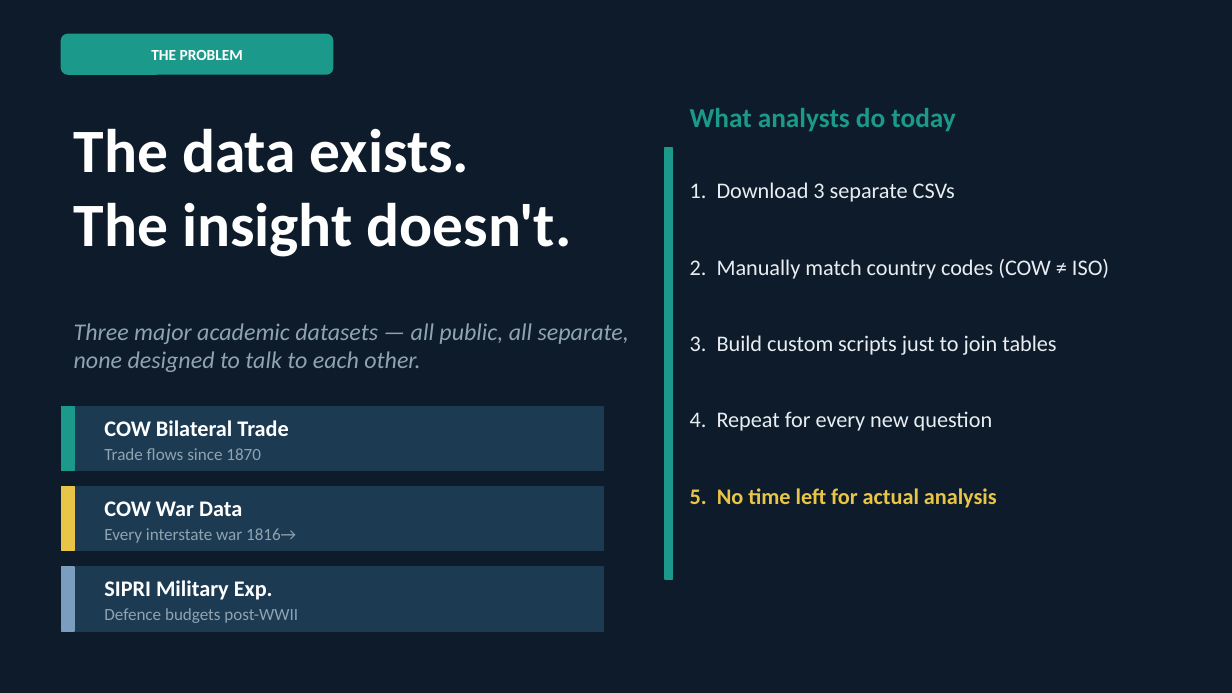
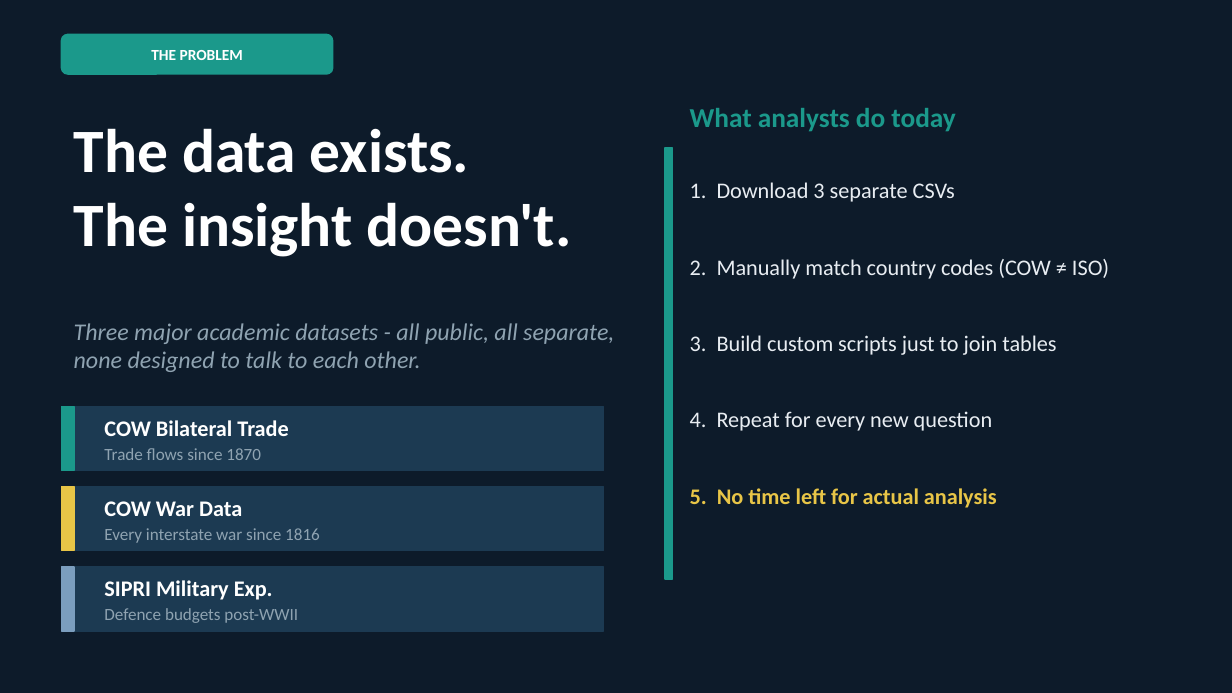
Before and after one commit to podsv-fs26-ad24/ad24-6-fancyproject, a slide deck: slide 5 of Conflict_Trade_Explorer.pptx. Drawn at 1232x693 pixels with LibreOffice and Linux fonts; fonts in the diff are those of the drawing. Boxes give left, top, right and bottom in pixels: in the first picture for what was removed or moved away, otherwise in the second. Text is boxed around its words. In the diff, an @@ line names an element or a change of style, - is before the commit and + after.

```diff
--- a/Conflict_Trade_Explorer.pptx
+++ b/Conflict_Trade_Explorer.pptx
@@ text at (74, 323, 614, 372): text changed @@
-Three major academic datasets — all public, all separate, none designed to talk to each other.
+Three major academic datasets - all public, all separate, none designed to talk to each other.
@@ text at (104, 528, 320, 543): text changed @@
-Every interstate war 1816→
+Every interstate war since 1816
```
Also in this commit, not shown: 8 other slides changed, 2 slides added, 2 slides removed.
